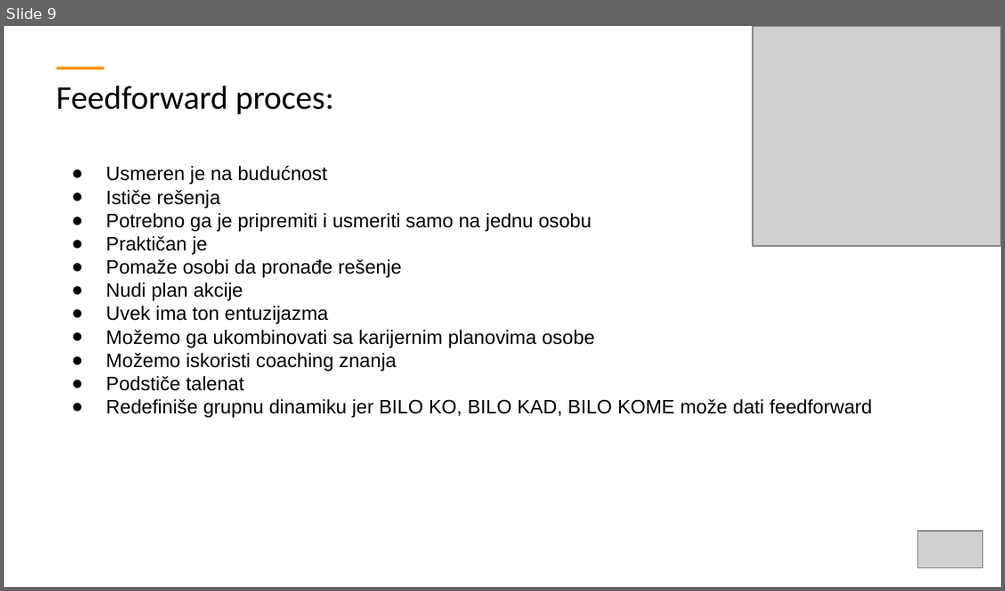
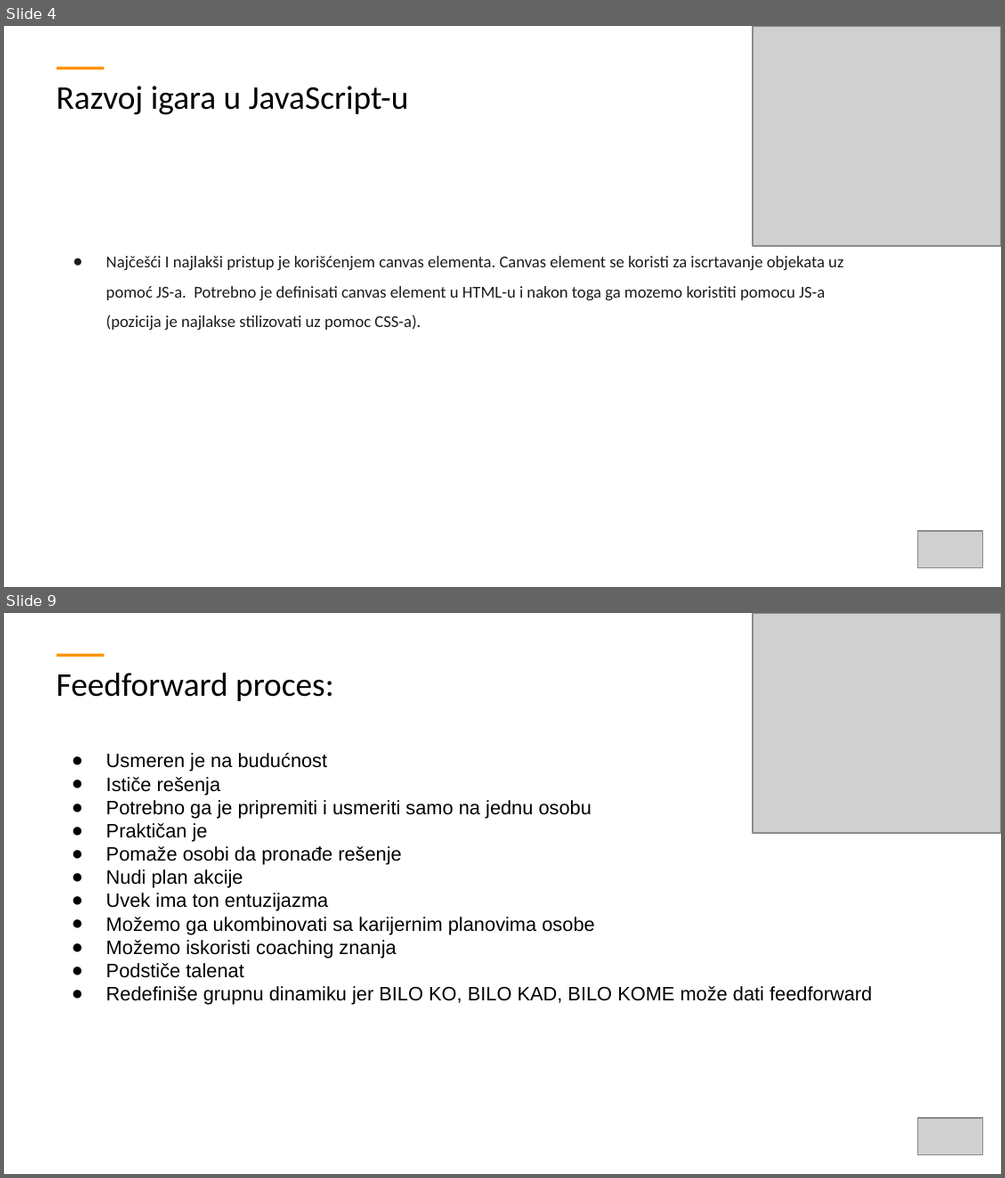
Before and after one commit to ObradovicZ/platformer, a slide deck: TemplateExample - white.pptx. Shown one above the other, each under a label of ours: slide 9 before the commit, slides 4 and 9 after it; the slides between them are not shown. The pictures are 1005x591 and 1005x1178 pixels, drawn with LibreOffice and Linux fonts; fonts in the diff are those of the drawing; grey boxes stand for pictures. Boxes give left, top, right and bottom in pixels: in the first picture for what was removed or moved away, otherwise in the second. Text is boxed around its words. In the diff, an @@ line names an element or a change of style, - is before the commit and + after.

```diff
--- a/TemplateExample - white.pptx
+++ b/TemplateExample - white.pptx
@@ slide 4 added at (4, 26, 1001, 587), background #FFFFFF; not listed: 1 template element that a slide beside it also shows @@
@@ picture added at (752, 26, 1001, 245) @@
@@ title added at (57, 86, 409, 115), 24 pt, text #000000 @@
+Razvoj igara u JavaScript-u
@@ text added at (106, 256, 843, 329), 12 pt, text #1C1C1C @@
+● Najčešći I najlakši pristup je korišćenjem canvas elementa. Canvas element se koristi za iscrtavanje objekata uz pomoć JS-a. Potrebno je definisati canvas element u HTML-u i nakon toga ga mozemo koristiti pomocu JS-a (pozicija je najlakse stilizovati uz pomoc CSS-a).
@@ picture added at (918, 531, 983, 567) @@
```
Also in this commit, not shown: 7 other slides added, 8 slides removed, 1 other file.
